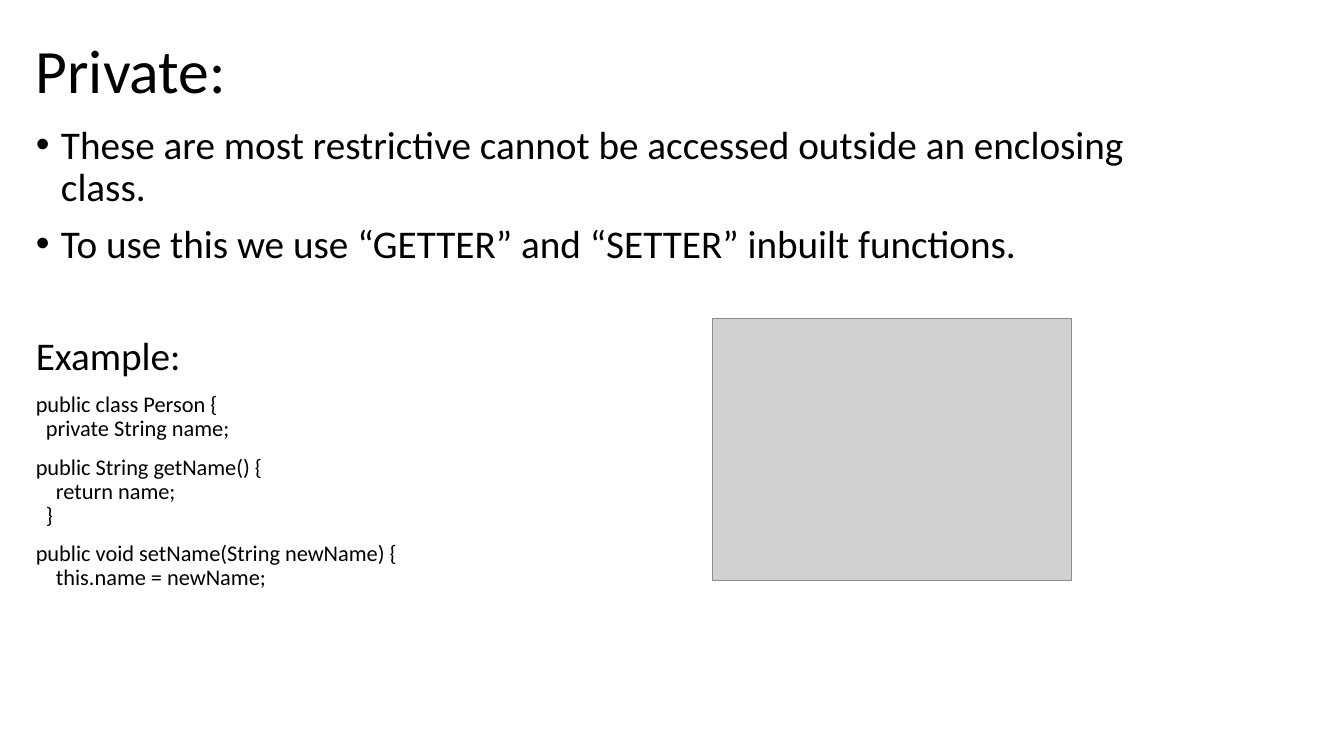
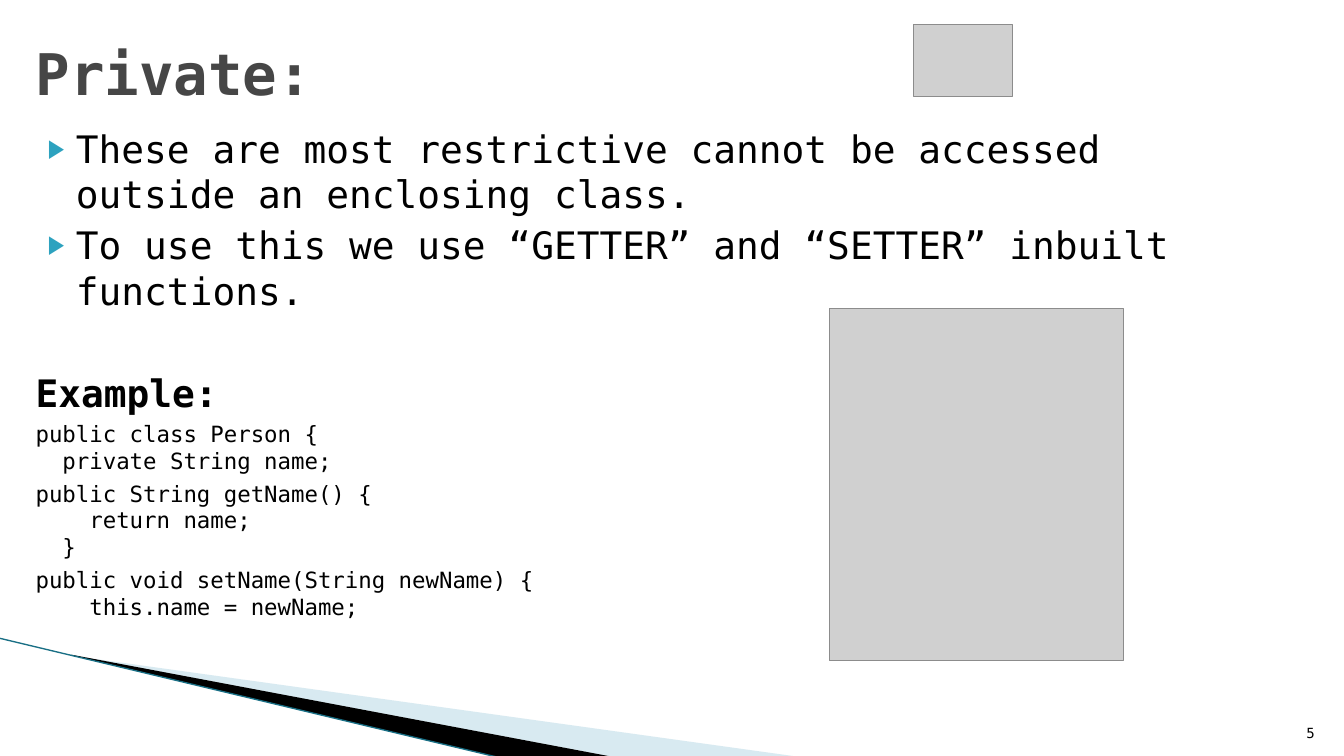
Before and after one commit to sirikoushik/PPT, a slide deck: slide 5 of Access Modifiers.pptx. Drawn at 1344x756 pixels with LibreOffice and Linux fonts; fonts in the diff are those of the drawing; grey boxes stand for pictures; background and template pictures are left out. Boxes give left, top, right and bottom in pixels: in the first picture for what was removed or moved away, otherwise in the second. Text is boxed around its words. In the diff, an @@ line names an element or a change of style, - is before the commit and + after.

```diff
--- a/Access Modifiers.pptx
+++ b/Access Modifiers.pptx
@@ title "Private:" at <box>36,49,312,96</box>: size 44 to 41 pt, font Calibri to DejaVu Sans Mono, text colour #000000 to #464646, bold on; line spacing 0.9 to 1 @@
@@ picture added at <box>914,24,1013,96</box> @@
@@ text "These are most restrictive cannot ..." at <box>36,134,1168,618</box>: size 28 to 27 pt in "These are most restrictive cannot be accessed ...", "To use this we use “GETTER” and ...", "Example:"; font Calibri to DejaVu Sans Mono; bold on in "Example:"; bullet • to ▶; line spacing 0.9 to 1; less space between paragraphs @@
@@ picture removed at <box>713,319,1072,581</box> @@
@@ picture added at <box>830,309,1124,661</box> @@
@@ line added from (0, 638) to (499, 756), #97C5D8 0.95 pt @@
@@ freeform shape added at <box>72,654,614,756</box>, fill #000000 @@
@@ freeform shape added at <box>74,655,800,756</box>, fill #A0CBDC at 40% opacity @@
@@ page number added at <box>1306,727,1314,739</box>, 10 pt, text #000000 @@
+5
```
Also in this commit, not shown: 8 other slides changed, 2 slides added, 2 slides removed.
